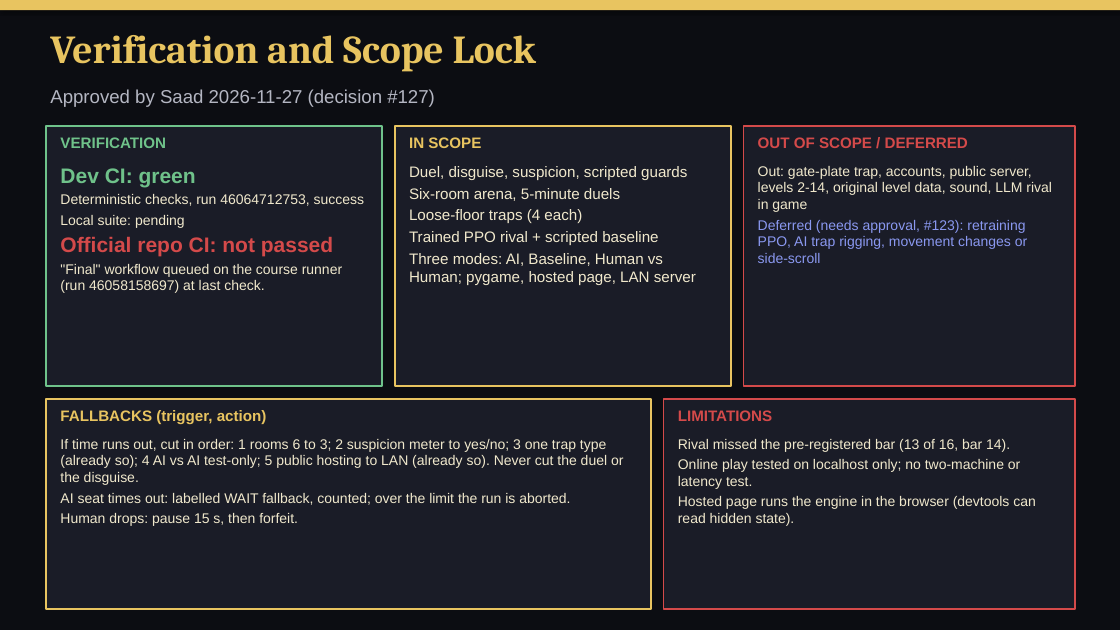
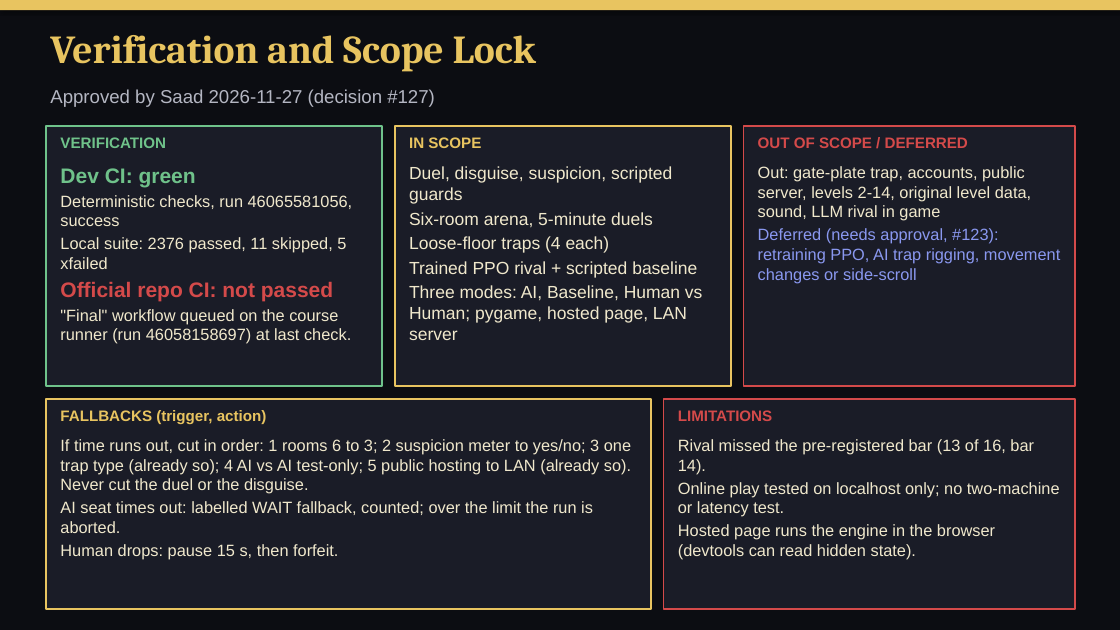
Before and after one commit to SaadSatter/princeofpersia_reconstruction, a slide deck: slide 6 of presentation/out/ShadowMasque-G2G3.pptx. Drawn at 1120x630 pixels with LibreOffice and Linux fonts; fonts in the diff are those of the drawing. Boxes give left, top, right and bottom in pixels: in the first picture for what was removed or moved away, otherwise in the second. Text is boxed around its words. In the diff, an @@ line names an element or a change of style, - is before the commit and + after.

```diff
--- a/presentation/out/ShadowMasque-G2G3.pptx
+++ b/presentation/out/ShadowMasque-G2G3.pptx
@@ text "Duel, disguise, suspicion, scripted guards" at (409,166,702,340): size 13 to 15 pt @@
@@ text at (60,195,353,269): text changed; size 12 to 14 pt @@
-Deterministic checks, run 46064712753, success
-Local suite: pending
+Deterministic checks, run 46065581056, success
+Local suite: 2376 passed, 11 skipped, 5 xfailed
@@ text at (60,309,351,344): size 12 to 14 pt in ""Final" workflow queued on the course runner ..." @@
@@ size 12 to 14 pt in 3 elements at (758,166,1060,283), (60,439,631,560), (678,439,1060,560) @@
```
Also in this commit, not shown: 3 other slides changed, 12 other files.
